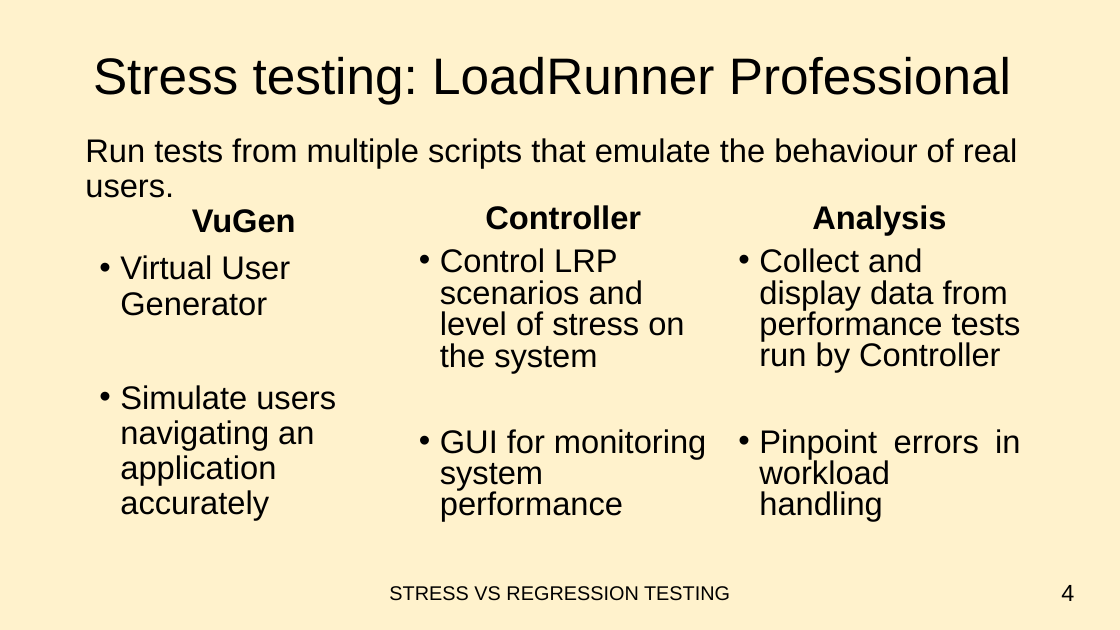
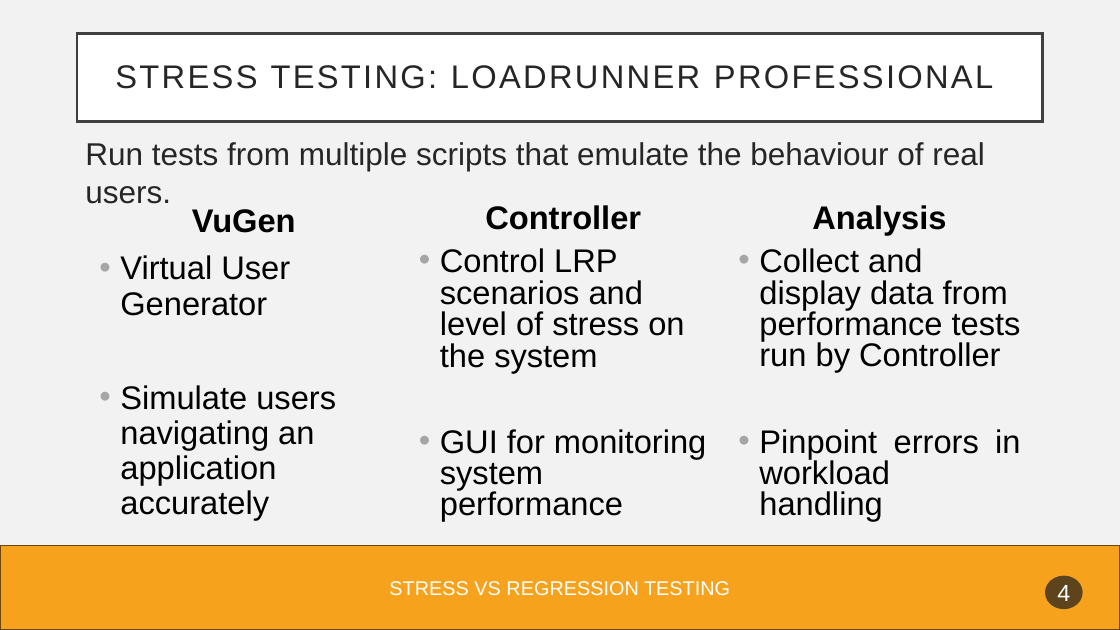
Before and after one commit to FotisFarm/PT_Test, a slide deck: slide 5 of Exercise_4/Ex4.pptx. Drawn at 1120x630 pixels with LibreOffice and Linux fonts; fonts in the diff are those of the drawing. Boxes give left, top, right and bottom in pixels: in the first picture for what was removed or moved away, otherwise in the second. Text is boxed around its words. In the diff, an @@ line names an element or a change of style, - is before the commit and + after.

```diff
--- a/Exercise_4/Ex4.pptx
+++ b/Exercise_4/Ex4.pptx
@@ background #FFF2CC to #F2F2F2 @@
@@ title "STRESS TESTING: LOADRUNNER PROFESSIONAL": place and size @@
-title "STRESS TESTING: LOADRUNNER PROFESSIONAL" at box(93, 56, 1011, 104)
+title "STRESS TESTING: LOADRUNNER PROFESSIONAL" at box(77, 34, 1044, 122)
@@ title "STRESS TESTING: LOADRUNNER PROFESSIONAL" at box(77, 34, 1044, 122): fill none to #FFFFFF; outline none to #404040 2.5 pt @@
@@ title at box(115, 65, 993, 89): text changed; size 44 to 28 pt; text colour #000000 to #262626 @@
-Stress testing: LoadRunner Professional
+STRESS TESTING: LOADRUNNER PROFESSIONAL
@@ text "Run tests from multiple scripts ..." at box(85, 142, 985, 204): size 28 to 27 pt, text colour #000000 to #262626; line spacing 0.9 to 1 @@
@@ rectangle added at box(0, 545, 1120, 630), fill #F6A21D, outline #6C470D 1 pt @@
@@ text "STRESS VS REGRESSION TESTING" at box(389, 581, 730, 596): text colour #000000 to #FFFFFF @@
@@ ellipse "4": place and size @@
-ellipse "4" at box(1061, 585, 1074, 601)
+ellipse "4" at box(1045, 576, 1083, 609)
@@ ellipse "4" at box(1045, 576, 1083, 609): text colour #000000 to #FFFFFF; alignment right to centre; fill none to #1D1D1D at 70% opacity @@
```
Also in this commit, not shown: 9 other slides changed.
